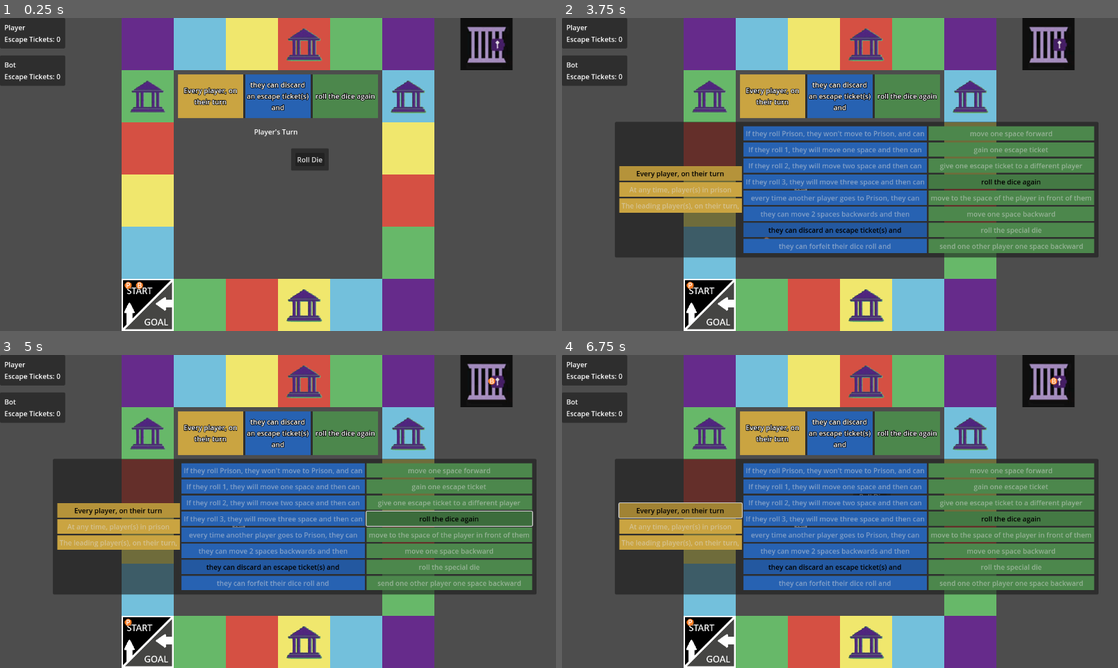
Above: before the commit, frames 1-4 (two rows, left to right).
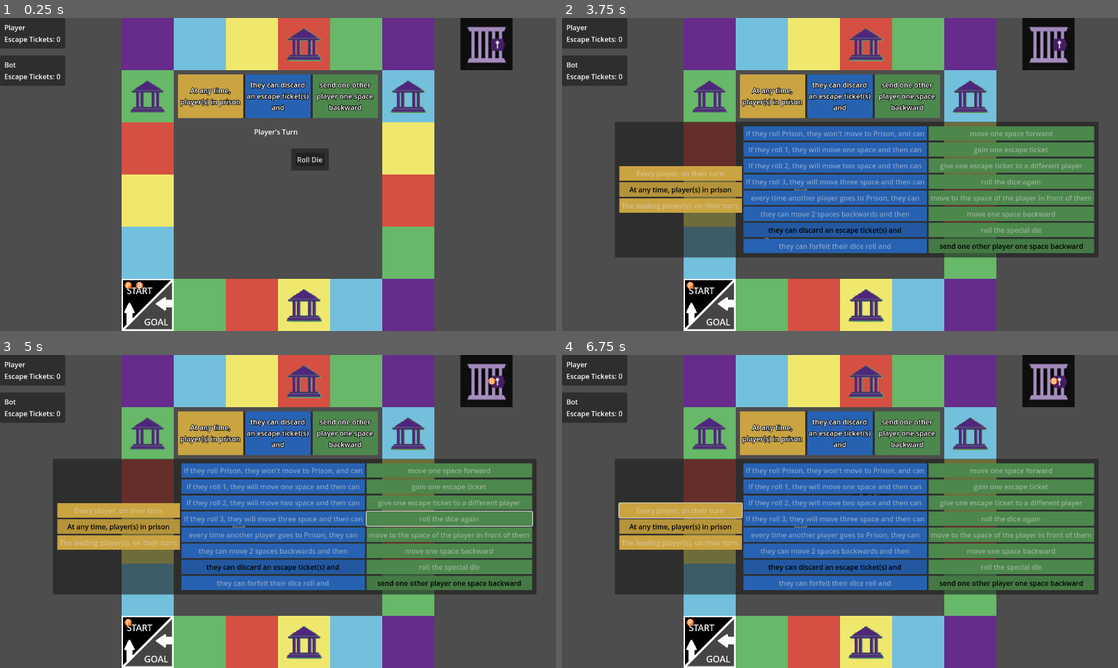
Above: after the commit, the same moments.

Repository: tjfeldman/RulesRace
Game: Godot game, scene res://rules_race_board.tscn
Same seed, same stepped clock (60 frames per second), same inputs: the game is played once before the commit and once after it.
Inputs (mouse positions are in pixels of both pictures, inside the frame that each line leads up to):
- Up to frame 1 (0.25 s): no input
- Up to frame 2 (3.75 s): click "Roll Die" at 0.5 s; tap Enter at 1.25, 3.5 s; move the mouse to (962, 158) at 1.27 s; click (962, 158) at 1.42 s; click "End Turn" at 2 s; tap Space at 2.75 s; move the mouse to (728, 190) at 2.77 s; click (728, 190) at 2.92 s; move the mouse to (895, 105) at 3.52 s; click (895, 105) at 3.67 s
- Up to frame 3 (5 s): click (450, 517) at 4.25 s, where only the run before the commit has a clickable "roll the dice again"
- Up to frame 4 (6.75 s): click (1012, 517) at 5 s, where only the run before the commit has a clickable "roll the dice again"; click (1012, 517) at 5.75 s, where only the run before the commit has a clickable "roll the dice again"; click (678, 511) at 6.5 s, where only the run before the commit has a clickable "Every player, on their turn"

The runs differ from the first frame. In frame 1, 0.8% of the frame differs, in the area x 32-68%, y 20-30%; in frame 2, 1.5%; in frame 3, 2.7%, in the area x 12-96%, y 20-75%; in frame 4, 2.4%.

Commit message:
Set up groundwork for a future feature where prison players can use the Group Rule during other player turns.
Signed-off-by: Tyler Feldman <tyler.feldman148@gmail.com>

Diff:
--- a/scenes/confirmRuleUsage.tscn
+++ b/scenes/confirmRuleUsage.tscn
@@ -25,6 +25,10 @@
 text = "Would you like to use the Effect of the Rule?"
 horizontal_alignment = 1
 
+[node name="CostLabel" type="Label" parent="PanelContainer/MarginContainer/VBoxContainer"]
+visible = false
+layout_mode = 2
+
 [node name="HBoxContainer" type="HBoxContainer" parent="PanelContainer/MarginContainer/VBoxContainer"]
 layout_mode = 2
 theme_override_constants/separation = 25
--- a/scripts/ActionManager.gd
+++ b/scripts/ActionManager.gd
@@ -23,7 +23,11 @@
 };
 
 #Static Fields
-static var _currentTurnState: TurnState = TurnState.LOADING;
+static var _currentTurnState: TurnState = TurnState.LOADING:
+	set(value):
+			#Update value and then emit signal
+			_currentTurnState = value;
+			#Events.emit_signal("turn_state_changed");
 static func getCurrentTurnState(): return _currentTurnState;
 
 var _hasNormalDie: bool = false;
@@ -126,15 +130,14 @@
 	#The player can pay for the group rule
 	var canPay = _currentGroupAction.canPay(PlayerManager.getCurrentTurnPlayer());
 
-	var endOfTurn = _currentTurnState == TurnState.END;
-	#If the rule grants special dice, it is not the end of turn and the player does not have a special die
+	#If the rule grants special dice, the player does not already have a special die
 	if _currentGroupAction.isGrantSpecialDie():
-		return isValid and canPay and not _hasSpecialDie and not endOfTurn;
-	#if the rule grants a reroll, it is end of turn and the player does not have a normal die
+		return isValid and canPay and not _hasSpecialDie;
+	#if the rule grants a reroll, the player does not have a normal die
 	elif _currentGroupAction.isGrantReroll():
-		return isValid and canPay and not _hasNormalDie and endOfTurn
+		return isValid and canPay and not _hasNormalDie
 	#otherwise just check if it is not end of turn
-	return isValid and canPay and not endOfTurn;
+	return isValid and canPay;
 
 func _player_escapes_jail():
 	var currentTurnPlayer = PlayerManager.getCurrentTurnPlayer();
--- a/scripts/ConfirmEffect.gd
+++ b/scripts/ConfirmEffect.gd
@@ -1,10 +1,15 @@
 extends Container
 @onready var label: Label = $PanelContainer/MarginContainer/VBoxContainer/Label
+@onready var costLabel: Label = $PanelContainer/MarginContainer/VBoxContainer/CostLabel
 
 signal choice_choosen(choice: bool);
 
 func setLabel(text: String):
 	label.text = text;
+
+func setCostLabel(text: String):
+	costLabel.text = text;
+	costLabel.visible = true;
 
 func _on_yes_pressed() -> void:
 	queue_free();
--- a/scripts/Events.gd
+++ b/scripts/Events.gd
@@ -13,6 +13,7 @@
 
 #Turn Events
 signal start_turn();
+signal turn_state_changed();
 signal end_turn();
 
 #Action Events
--- a/scripts/GroupRuleManager.gd
+++ b/scripts/GroupRuleManager.gd
@@ -25,11 +25,13 @@
 }
 
 #TODO: Maybe change to Static Class
+var _groupAction: GroupAction;
 
 func _ready() -> void:
 	group_rule_selector.visible = false;
 	group_rule_selector.rules_updated.connect(_on_rules_updated);
 	Events.perform_rule_effect.connect(_useEffect);
+	Events.turn_state_changed.connect(_promptPrisoners);
 
 func _on_background_gui_input(event: InputEvent) -> void:
 	if event.is_action_pressed("ui_click"):
@@ -45,8 +47,8 @@
 	effectRule = effectRuleBtn.type;
 
 	#after we update the display, we must know create a group action object to emit back
-	var groupAction = GroupAction.new(whenRule, triggerRule, effectRule);
-	Events.emit_signal("update_group_action", groupAction);
+	_groupAction = GroupAction.new(whenRule, triggerRule, effectRule);
+	Events.emit_signal("update_group_action", _groupAction);
 
 func _trigger_effect(affectedPlayer: Player):
 	#if the rule can be used, asked the player if they want to use it
@@ -131,12 +133,13 @@
 	Events.emit_signal("group_rule_finished");
 
 #prompts the player who triggered the rule if they want to use the effect
-func _promptForEffect():
+func _promptForEffect(cost: String = ""):
 	var confirmBox = preload("res://scenes/confirmRuleUsage.tscn");
 	var confirm = confirmBox.instantiate();
 	var scene = get_tree().current_scene;
 	scene.add_child(confirm);
 	confirm.setLabel(LABEL_TEXT[effectRule]);
+	if cost: confirm.setCostLabel(cost);
 	return confirm.choice_choosen;
 
 #prompt the player who they want to target
@@ -148,3 +151,16 @@
 	prompt.setLabel(LABEL_TEXT[effectRule]);
 	prompt.setPlayerList(targetList, triggerRule in canRules);
 	return await prompt.selected_player;
+
+#TODO: The problem with this function atm is that the action manager does not wait for this to finish. This would require a rework when bot logic is updated.
+func _promptPrisoners():
+	if whenRule == GroupRules.When.PRISON:
+		var prisoners: Array[Player] = PlayerManager.getPlayers().filter(func(p): return p.isInJail() and p != PlayerManager.getCurrentTurnPlayer());
+		for prisoner in prisoners:
+			var passed = false;
+			while !passed and _groupAction.isValid() and _groupAction.canPay(prisoner):
+				var confirm = await _promptForEffect(_groupAction.getCostString());
+				if confirm:
+					await _useEffect(prisoner);
+				else:
+					passed = true;
--- a/scripts/GroupRuleSelector.gd
+++ b/scripts/GroupRuleSelector.gd
@@ -66,23 +66,23 @@
 		Effect.MOVE_TO_PLAYER_AHEAD:
 			return !affectedPlayer.isInJail() and PlayerManager.getPlayerAhead(affectedPlayer);
 		Effect.MOVE_BACK:
-			return affectedPlayer.getBoardPosition() > 0;
+			return !affectedPlayer.isInJail() and affectedPlayer.getBoardPosition() > 0;
 		Effect.SEND_PLAYER_BACK_ONE:
 			#we can't move players who are at the start, are currently in jail, or has finished the race
 			return PlayerManager.getListOfAllOtherPlayers(affectedPlayer).filter(func(p): return p.getBoardPosition() > 0 and not p.isInJail() and not p.hasFinished());
 		Effect.TRANSFER_TICKET:
 			return affectedPlayer.hasEscapeTicket();
-		Effect.REROLL_DIE:
-			#can only reroll a die after rolling the die
-			return ActionManager.getCurrentTurnState() != ActionManager.TurnState.START;
+		Effect.REROLL_DIE, Effect.ROLL_SPECIAL_DIE:
+			#dice can only be used on player's turn
+			return PlayerManager.getCurrentTurnPlayer() == affectedPlayer;
 		_:
 			return true;
 
 func random_rule():
 	#select random group rules
-	selectedWhenRule = whenGroupButtons[0];
+	selectedWhenRule = whenGroupButtons[1];
 	selectedTriggerRule = triggerGroupButtons[6];
-	selectedEffectRule = effectGroupButtons[3];
+	selectedEffectRule = effectGroupButtons[7];
 
 	#toggle selected
 	selectedWhenRule.button_pressed = true;
Not shown, changed: README.md
